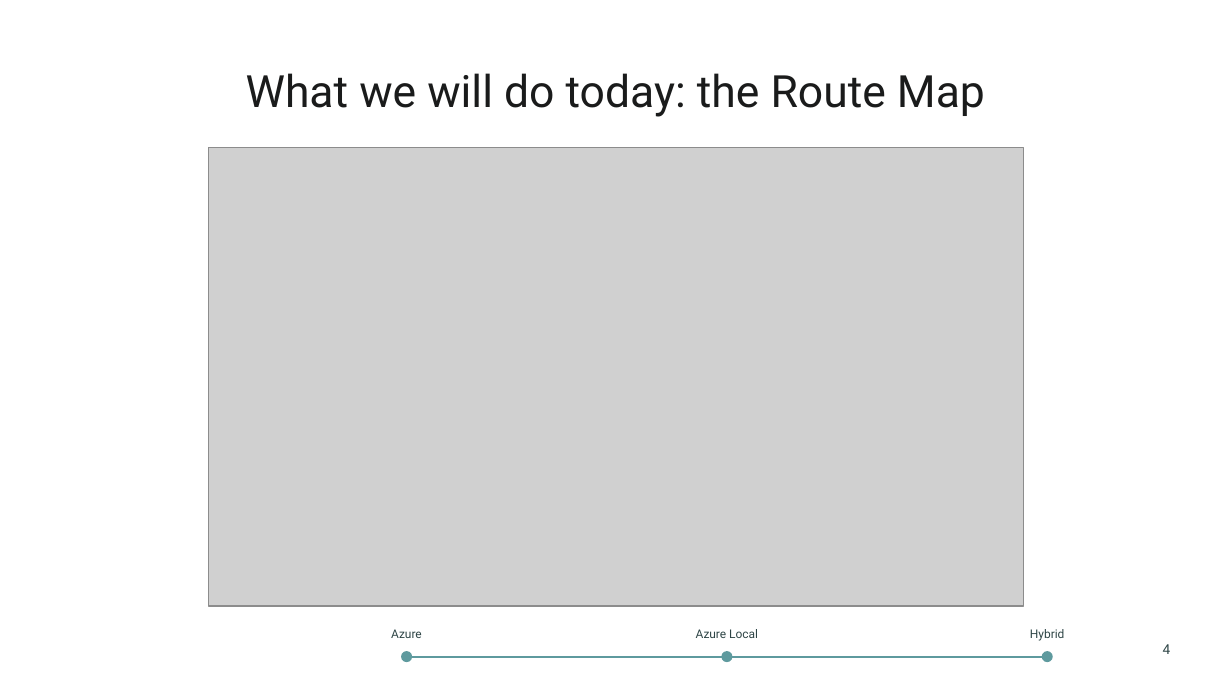
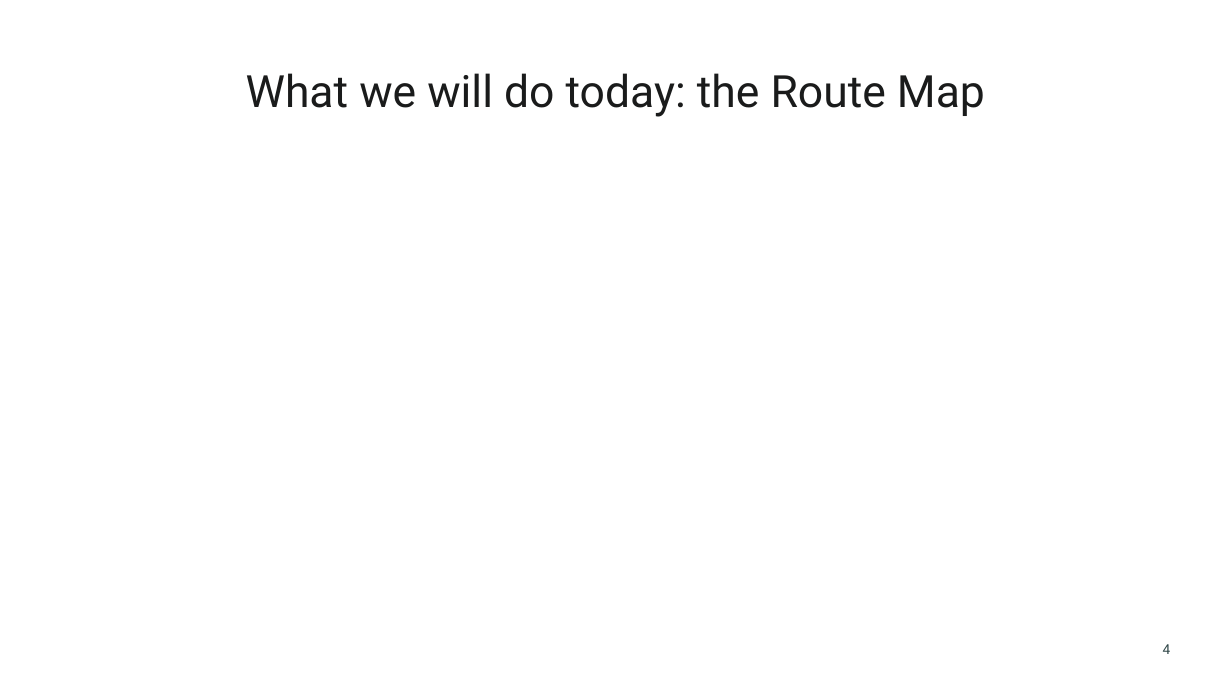
Before and after one commit to thisismydemo/nic2026_avd, a slide deck: slide 4 of presentation/AVD_Anywhere_NIC2026.pptx. Drawn at 1232x693 pixels with LibreOffice and Linux fonts; fonts in the diff are those of the drawing; grey boxes stand for pictures; background and template pictures are left out. Boxes give left, top, right and bottom in pixels: in the first picture for what was removed or moved away, otherwise in the second. Text is boxed around its words. In the diff, an @@ line names an element or a change of style, - is before the commit and + after.

```diff
--- a/presentation/AVD_Anywhere_NIC2026.pptx
+++ b/presentation/AVD_Anywhere_NIC2026.pptx
@@ picture removed at box(208, 148, 1023, 606) @@
@@ text removed at box(391, 629, 422, 638) @@
-Azure
@@ text removed at box(696, 629, 758, 638) @@
-Azure Local
@@ text removed at box(1030, 629, 1065, 641) @@
-Hybrid
@@ ellipse removed at box(400, 652, 411, 663) @@
@@ line removed from (407, 657) to (1047, 657) @@
@@ ellipse removed at box(722, 652, 733, 663) @@
@@ ellipse removed at box(1042, 652, 1053, 663) @@
```
Also in this commit, not shown: 13 other slides changed.
